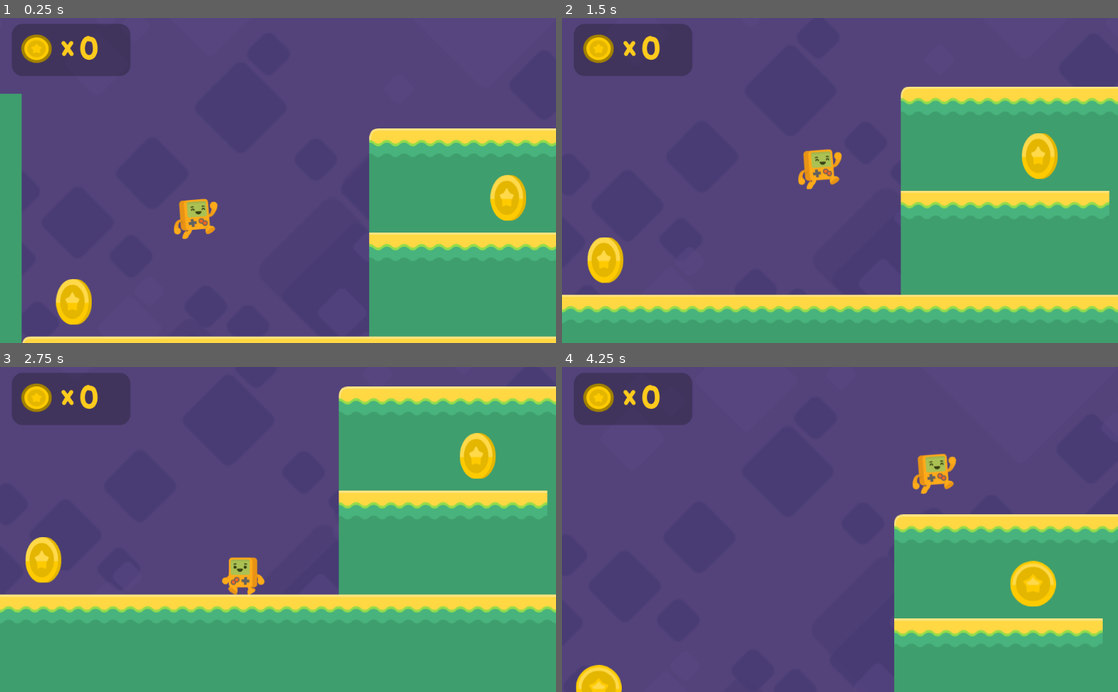
Above: before the commit, frames 1-4 (two rows, left to right).
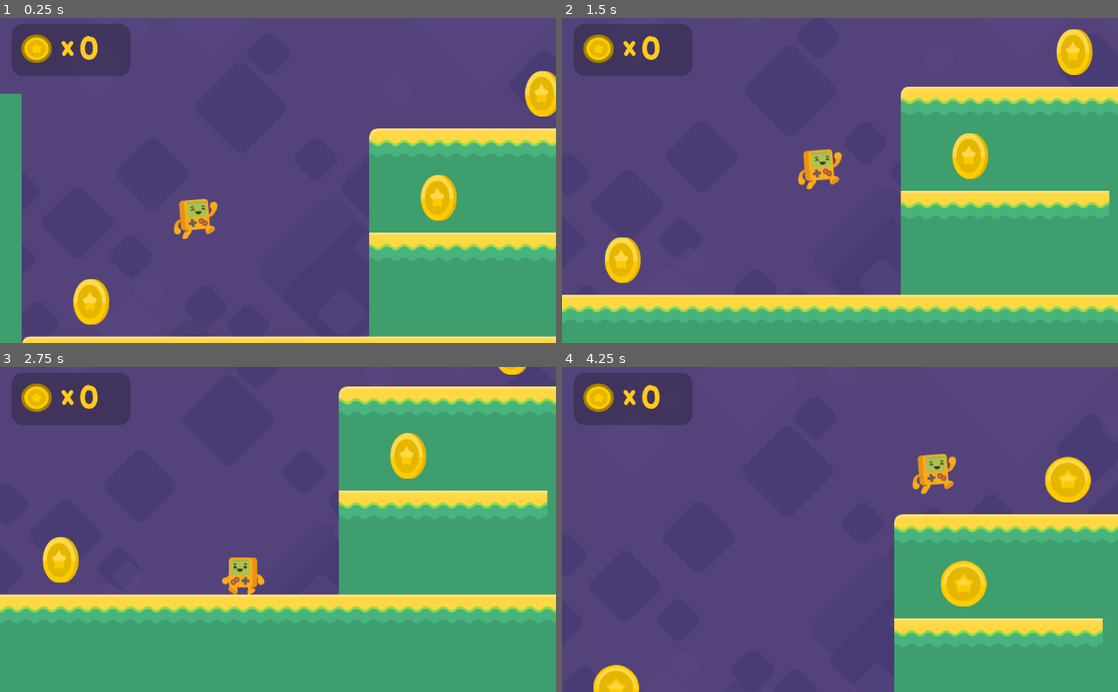
Above: after the commit, the same moments.

Repository: Manik5/2D-Platform
Game: Godot game, scene res://Level1.tscn
Two runs of this game, one before a commit and one after it. Both use one fixed random seed, a clock stepped at 60 frames per second and the inputs below.
Inputs:
- Up to frame 1 (0.25 s): no input
- Up to frame 2 (1.5 s): hold Right (right) from 0.53 s (still down); tap Space (jump) at 0.77 s
- Up to frame 3 (2.75 s): tap Space (jump) at 1.52 s; release Right (right) at 2.03 s; hold Left (left) from 2.03 s (still down)
- Up to frame 4 (4.25 s): release Left (left) at 2.78 s; hold Right (right) from 2.78 s (still down); tap Space (jump) at 3.02, 3.77 s

The runs differ from the first frame. In frame 1, 3.2% of the frame differs, in the area x 10-100%, y 16-95%; in frame 2, 3.3%; in frame 3, 2.6%; in frame 4, 3.5%, in the area x 2-96%, y 27-100%.

Commit message:
coin counter

Diff:
--- a/HUD.gd
+++ b/HUD.gd
@@ -4,3 +4,8 @@
 
 func _ready():
 	$Coins.text = String(coins)
+
+
+func _on_coin_collected():
+	coins = coins + 1
+	_ready()
--- a/Level1.tscn
+++ b/Level1.tscn
@@ -132,27 +132,6 @@
 [node name="CollisionShape2D" type="CollisionShape2D" parent="fallzone"]
 shape = SubResource( 3 )
 
-[node name="coin1" parent="." instance=ExtResource( 6 )]
-position = Vector2( 960, 64 )
-
-[node name="coin2" parent="." instance=ExtResource( 6 )]
-position = Vector2( 1344, 256 )
-
-[node name="coin3" parent="." instance=ExtResource( 6 )]
-position = Vector2( 2496, -128 )
-
-[node name="coin4" parent="." instance=ExtResource( 6 )]
-position = Vector2( 2848, 192 )
-
-[node name="coin5" parent="." instance=ExtResource( 6 )]
-position = Vector2( 2176, -384 )
-
-[node name="coin6" parent="." instance=ExtResource( 6 )]
-position = Vector2( 160, 256 )
-
-[node name="coin7" parent="." instance=ExtResource( 6 )]
-position = Vector2( 3392, -192 )
-
 [node name="HUD" type="CanvasLayer" parent="."]
 script = ExtResource( 9 )
 
@@ -201,4 +180,26 @@
 __meta__ = {
 "_edit_use_anchors_": false
 }
+
+[node name="coins" type="Node2D" parent="."]
+
+[node name="coin1" parent="coins" instance=ExtResource( 6 )]
+position = Vector2( 192, 256 )
+
+[node name="coin2" parent="coins" instance=ExtResource( 6 )]
+position = Vector2( 832, 64 )
+
+[node name="coin3" parent="coins" instance=ExtResource( 6 )]
+position = Vector2( 1024, -128 )
+
+[node name="coin4" parent="coins" instance=ExtResource( 6 )]
+position = Vector2( 2112, 0 )
+
+[node name="coin5" parent="coins" instance=ExtResource( 6 )]
+position = Vector2( 2752, -256 )
 [connection signal="body_entered" from="fallzone" to="steve" method="_on_fallzone_body_entered"]
+[connection signal="coin_collected" from="coins/coin1" to="HUD" method="_on_coin_collected"]
+[connection signal="coin_collected" from="coins/coin2" to="HUD" method="_on_coin_collected"]
+[connection signal="coin_collected" from="coins/coin3" to="HUD" method="_on_coin_collected"]
+[connection signal="coin_collected" from="coins/coin4" to="HUD" method="_on_coin_collected"]
+[connection signal="coin_collected" from="coins/coin5" to="HUD" method="_on_coin_collected"]
--- a/coin.gd
+++ b/coin.gd
@@ -1,11 +1,13 @@
 extends Area2D
+
+signal coin_collected
+
+func _on_coin_body_entered(body):
+	$AnimationPlayer.play("bounce")
+	emit_signal("coin_collected")
 
 
 
-func _on_coin_body_entered(body):
-
-	$AnimationPlayer.play("bounce")
-	body.add_coin()
 
 
 func _on_AnimationPlayer_animation_finished(anim_name):
